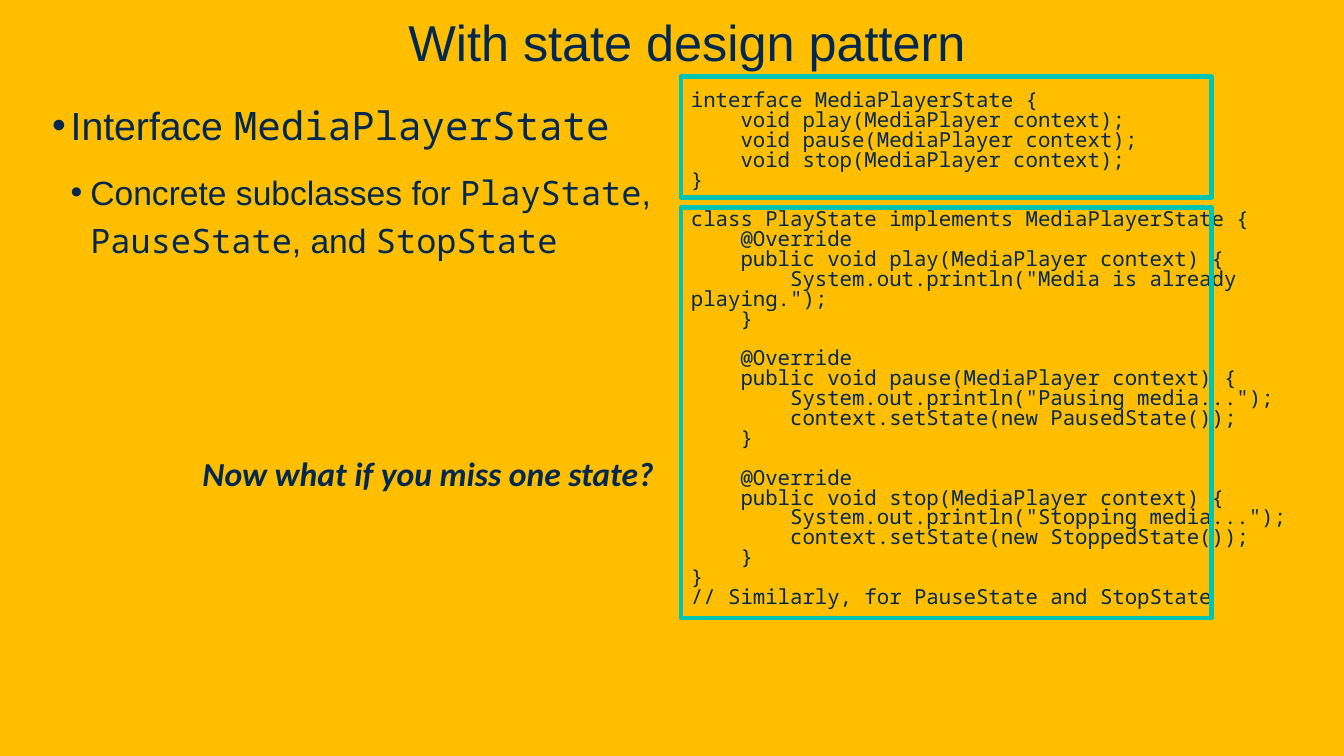
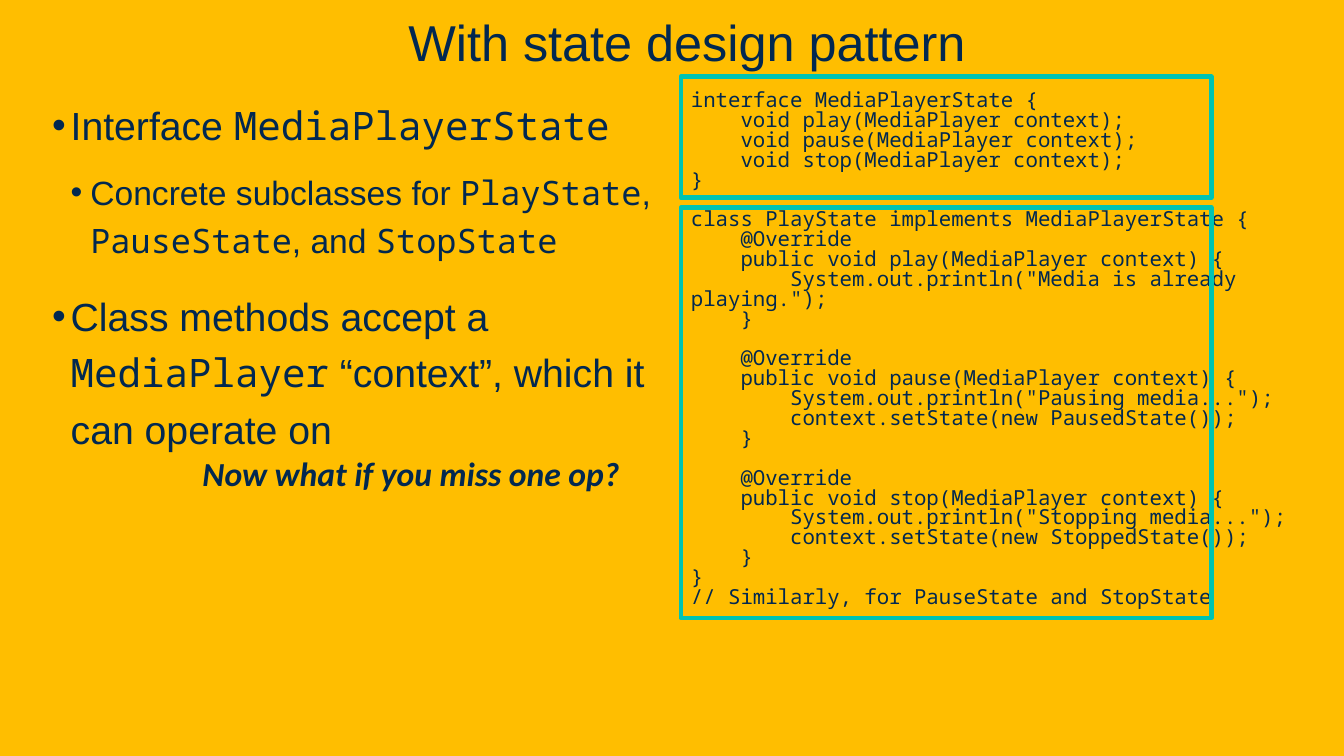
Before and after one commit to davsec-teaching/ECS_160, a slide deck: slide 95 of slides/DesignPatterns.pptx. Drawn at 1344x756 pixels with LibreOffice and Linux fonts; fonts in the diff are those of the drawing; background and template pictures are left out. Boxes give left, top, right and bottom in pixels: in the first picture for what was removed or moved away, otherwise in the second. Text is boxed around its words. In the diff, an @@ line names an element or a change of style, - is before the commit and + after.

Commit message:
fixes to Design patterns

```diff
--- a/slides/DesignPatterns.pptx
+++ b/slides/DesignPatterns.pptx
@@ text at box(71, 302, 645, 452): paragraph added @@
+• Class methods accept a MediaPlayer “context”, which it can operate on
@@ text at box(202, 462, 619, 492): text changed @@
-Now what if you miss one state?
+Now what if you miss one op?
```
Also in this commit, not shown: 1 other slide changed, 1 other file.
